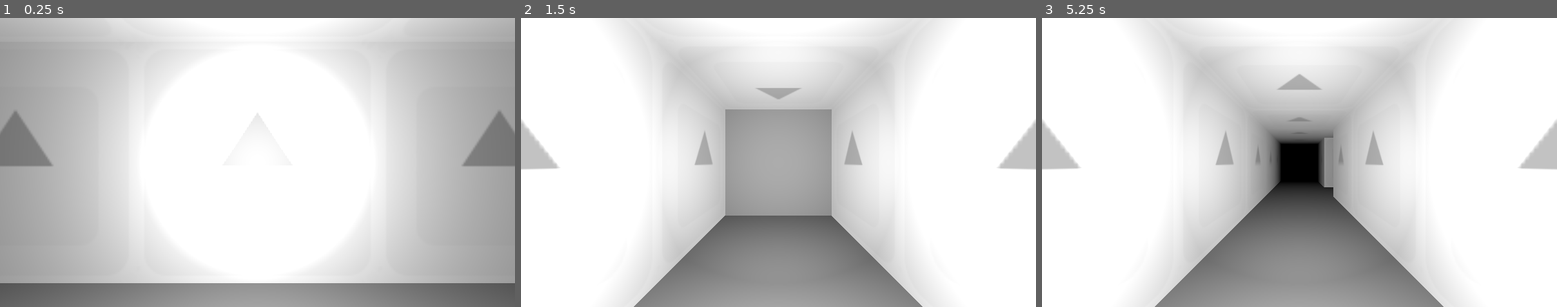
Above: before the commit, frames 1-3 (left to right).
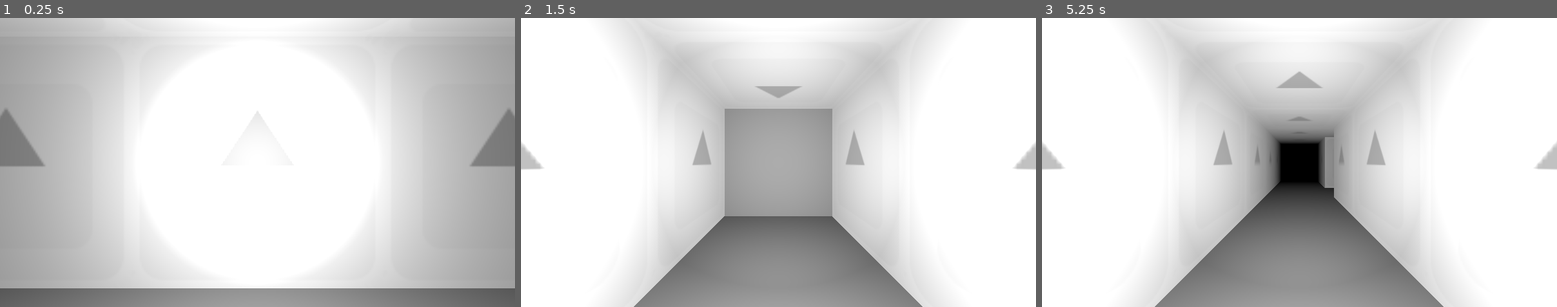
Above: after the commit, the same moments.

Repository: Rebelion-Board-game/DungonCrawler
Game: Godot game, scene res://Game/World.tscn
The game is run twice, just before and just after one commit, with the same random seed, the same clock (stepped at 60 frames per second) and the same inputs. The engine's default icon, where the game draws it, is replaced by a stand-in: a white triangle on a blue panel in a dark square.
Inputs:
- Up to frame 1 (0.25 s): no input
- Up to frame 2 (1.5 s): tap Enter at 0.5 s; hold Right (ui_right) 0.53-1.28 s; tap Space at 1.25 s; hold Down (ui_down) from 1.28 s (still down)
- Up to frame 3 (5.25 s): tap Enter at 2, 3.5 s; release Down (ui_down) at 2.03 s; hold Right (ui_right) 2.03-2.78 s; tap Space at 2.75, 4.25 s; hold Up (ui_up) 2.78-3.53 s; hold Left (ui_left) 3.53-5.03 s; hold Down (ui_down) from 5.03 s (still down)

The runs differ from the first frame. In frame 1, 2.5% of the frame differs, in the area x 0-100%, y 31-94%; in frame 2, 1.3%; in frame 3, 1.2%.

Commit message:
enemy added

Diff:
--- a/Game/Global.gd
+++ b/Game/Global.gd
@@ -1,3 +1,7 @@
 extends Node
 
 const GRID_SIZE = 1
+
+@onready var player = get_tree().get_root().get_node("World/Player")
+
+@onready var player_pos = [Vector3.ZERO,Vector3.ZERO]
--- a/Game/Map/map.tscn
+++ b/Game/Map/map.tscn
@@ -384,4 +384,8 @@
 tile_set = SubResource("TileSet_no6t2")
 rendering_quadrant_size = 32
 format = 2
+layer_0/name = "dungeon"
 layer_0/tile_data = PackedInt32Array(3, 917504, 7, 65539, 917504, 7, 131075, 917504, 7, 196611, 917504, 7, 4, 917504, 7 …(216 unchanged characters)…
+layer_1/name = "enemy"
+layer_1/modulate = Color(1, 0.0313726, 0.0627451, 1)
+layer_1/tile_data = PackedInt32Array(196615, 458752, 7)
--- a/Game/World.gd
+++ b/Game/World.gd
@@ -18,3 +18,28 @@
 		cell.global_transform.origin = Vector3(tile.x*Global.GRID_SIZE, 0, tile.y*Global.GRID_SIZE)
 	for cell in cells:
 		cell.update_faces(used_tiles)
+
+	# Generate enemy
+	generate(1,"res://Game/enemy/enemy.tscn")
+
+func generate(layer: int, scene: String):
+	var Scene = load(scene)
+	var models = []
+	# Get info from tile map
+	var map = Map.instantiate()
+	var tile_map = map.get_tilemap()
+
+	# Check if layer exist in tile map
+	var layers = tile_map.get_layers_count()
+	if layer+1 > layers:
+		print("Layer", layer, "does not exist in the tilemap.")
+		return
+	var used_tiles = tile_map.get_used_cells(layer)
+	map.queue_free()
+
+	# Create 3D cells with info from tile map
+	for tile in used_tiles:
+		var model = Scene.instantiate()
+		add_child(model)
+		models.append(model)
+		model.global_transform.origin = Vector3(tile.x * Global.GRID_SIZE, 0, tile.y * Global.GRID_SIZE)
--- a/Game/cell/cell.gd
+++ b/Game/cell/cell.gd
@@ -8,6 +8,7 @@
 @onready var bottomFace: = $Bottom
 
 func update_faces(cell_list) -> void:
+	@warning_ignore("narrowing_conversion")
 	var my_grid_position = Vector2i(global_transform.origin.x / Global.GRID_SIZE, global_transform.origin.z / 1)
 
 	# delete face when there is another cell
--- /dev/null
+++ b/Game/enemy/enemy.gd
@@ -0,0 +1,6 @@
+extends Node3D
+
+func _process(_delta):
+	# Turn into player direction
+	transform.basis.z = Global.player_pos[0]
+	transform.basis.x = Global.player_pos[1]
--- /dev/null
+++ b/Game/enemy/enemy.tscn
@@ -0,0 +1,21 @@
+[gd_scene load_steps=4 format=3 uid="uid://cu7grg44t24ax"]
+
+[ext_resource type="Script" path="res://Game/enemy/enemy.gd" id="1_hy5vu"]
+
+[sub_resource type="CapsuleMesh" id="CapsuleMesh_na2vn"]
+radius = 0.25
+height = 0.5
+
+[sub_resource type="BoxMesh" id="BoxMesh_e4rgb"]
+size = Vector3(0.25, 0.25, 0.5)
+
+[node name="Archer" type="Node3D"]
+script = ExtResource("1_hy5vu")
+
+[node name="MeshInstance3D" type="MeshInstance3D" parent="."]
+transform = Transform3D(1, 0, 0, 0, 1, 0, 0, 0, 1, 0, 0.25, 0)
+mesh = SubResource("CapsuleMesh_na2vn")
+
+[node name="MeshInstance3D2" type="MeshInstance3D" parent="."]
+transform = Transform3D(-0.999953, 0, -0.00970387, 0, 1, 0, 0.00970387, 0, -0.999953, -0.0456374, 0.275701, 0.393627)
+mesh = SubResource("BoxMesh_e4rgb")
--- a/Game/player/player.gd
+++ b/Game/player/player.gd
@@ -12,18 +12,7 @@
 
 const SPEED = 100
 
-func collision_check(direction):
-	if direction != null:
-		return direction.is_colliding()
-	else:
-		return false
-
-func get_direction():
-	return direction.get_collider().global_transform.origin - global_transform.origin
-
 func move():
-	print(forward.is_colliding())
-	print(forward.get_collider())
 	if !forward.is_colliding():
 		global_transform.origin.x += direction.x
 		global_transform.origin.z += direction.z
@@ -40,3 +29,7 @@
 	if event.is_action_pressed("ui_down"):
 		rotate_y(deg_to_rad(180))
 		direction = -camera.global_transform.basis.z.normalized()
+
+func _process(_delta):
+	Global.player_pos[0] = transform.basis.z
+	Global.player_pos[1] = transform.basis.x
--- a/Game/player/player.tscn
+++ b/Game/player/player.tscn
@@ -6,7 +6,7 @@
 script = ExtResource("1_3780m")
 
 [node name="Camera3D" type="Camera3D" parent="."]
-transform = Transform3D(1, 0, 0, 0, 1, 0, 0, 0, 1, 0, 0, 0.279261)
+transform = Transform3D(1, 0, 0, 0, 1, 0, 0, 0, 1, 0, 0, 0.25)
 near = 0.001
 far = 5000.0
 
Not shown, added: icon.jpg.import
